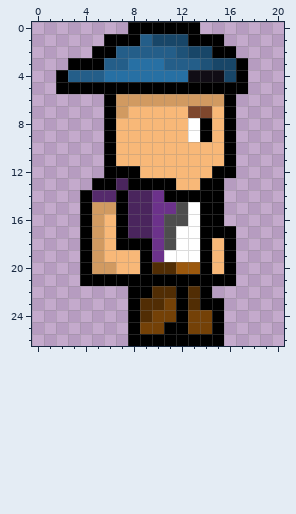
Edited in one commit: pixel-art sprite (images/Char_Animation_Right/Char10.png). The first picture shows the starting point.
The file is 21x27 pixels. Colours within 5 levels of each other are drawn and written as one.
Now the later version:
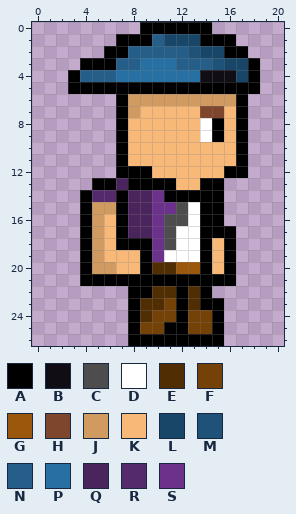
Palette (. is transparent): A #000000  B #110d15  C #4d4d4d  D #ffffff  E #512d04  F #744107  G #9b580d  H #7e472d  J #d19a61  K #f8b878  L #184668  M #1e5278  N #245e89  P #2770a4  Q #4a255d  R #552a6c  S #6c328b
Changes in this commit:
@@ x 0..20 @@
- 0 ........AAAAAA.......
- 1 ......AAANLLLAAA.....
- 2 .....AANNNNNMLLAA....
- 3 ...AAANNPPPNNNMLLA...
- 4 ..ANNNPPPPPPPBBBLA...
- 5 ..AAAAAAAAAAAAAAAA...
- 6 ......AJJJJJJJJJA....
- 7 ......AJKKKKKHHKA....
- 8 ......AKKKKKKDAKA....
- 9 ......AKKKKKKDAKA....
-10 ......AKKKKKKKKKA....
-11 ......AKKKKKKKKKA....
-12 ......AAAKKKKKKAA....
+ 0 .........AAAAAA......
+ 1 .......AAANLLLAAA....
+ 2 ......AANNNNNMLLAA...
+ 3 ....AAANNPPPNNNMLLA..
+ 4 ...ANNNPPPPPPPBBBLA..
+ 5 ...AAAAAAAAAAAAAAAA..
+ 6 .......AJJJJJJJJJA...
+ 7 .......AJKKKKKHHKA...
+ 8 .......AKKKKKKDAKA...
+ 9 .......AKKKKKKDAKA...
+10 .......AKKKKKKKKKA...
+11 .......AKKKKKKKKKA...
+12 .......AAAKKKKKKAA...
 13 .....AAQAAAAKKAA.....
Changed places in both pictures, as pixel boxes (x1, y1, x2, y2):
changed: (56, 22, 260, 178)
